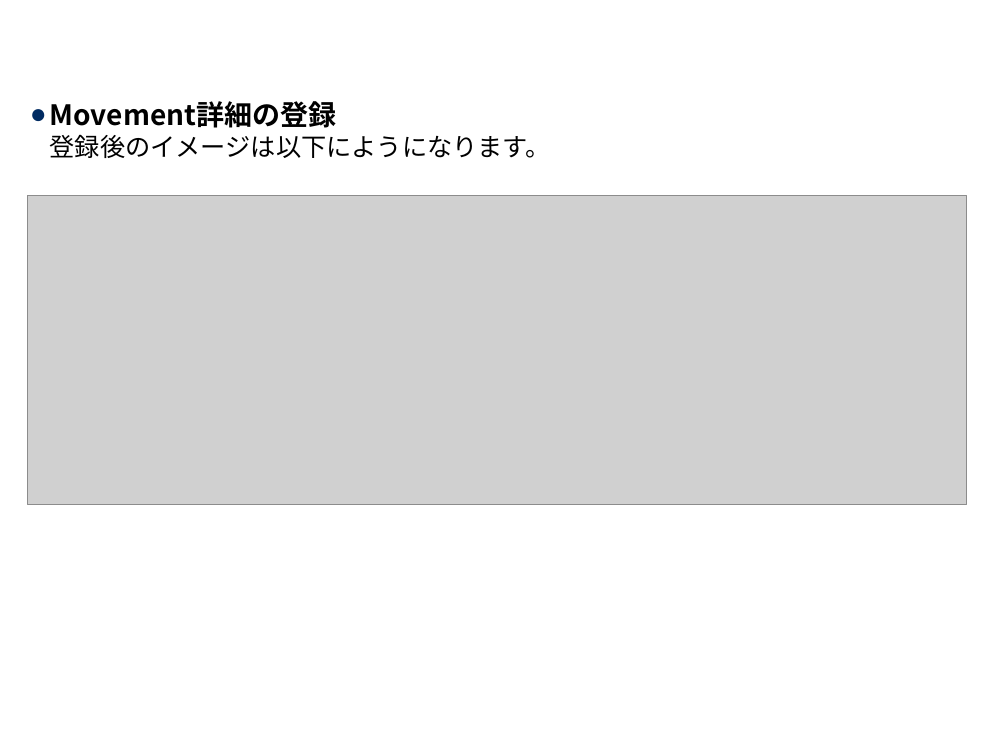
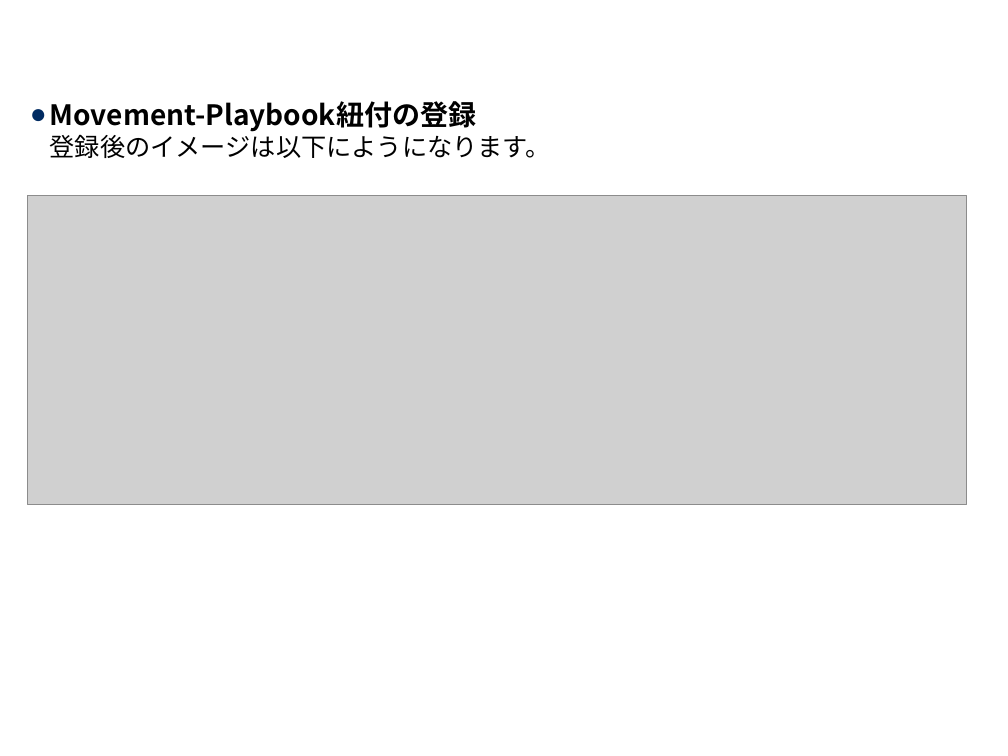
Before and after one commit to exastro-suite/it-automation-docs, a slide deck: slide 18 of asset/Learn_ja/ITA-Conductor_practice_ja.pptx. Drawn at 1008x756 pixels with LibreOffice and Linux fonts; fonts in the diff are those of the drawing; grey boxes stand for pictures; background and template pictures are left out. Boxes give left, top, right and bottom in pixels: in the first picture for what was removed or moved away, otherwise in the second. Text is boxed around its words. In the diff, an @@ line names an element or a change of style, - is before the commit and + after.

```diff
--- a/asset/Learn_ja/ITA-Conductor_practice_ja.pptx
+++ b/asset/Learn_ja/ITA-Conductor_practice_ja.pptx
@@ text at box(50, 101, 551, 158): text changed; size 18 to 20 pt; bold on @@
-● Movement詳細の登録
-  登録後のイメージは以下にようになります。
+● Movement-Playbook紐付の登録
+  登録後のイメージは以下にようになります。
```
Also in this commit, not shown: 18 other slides changed, 1 other file.
